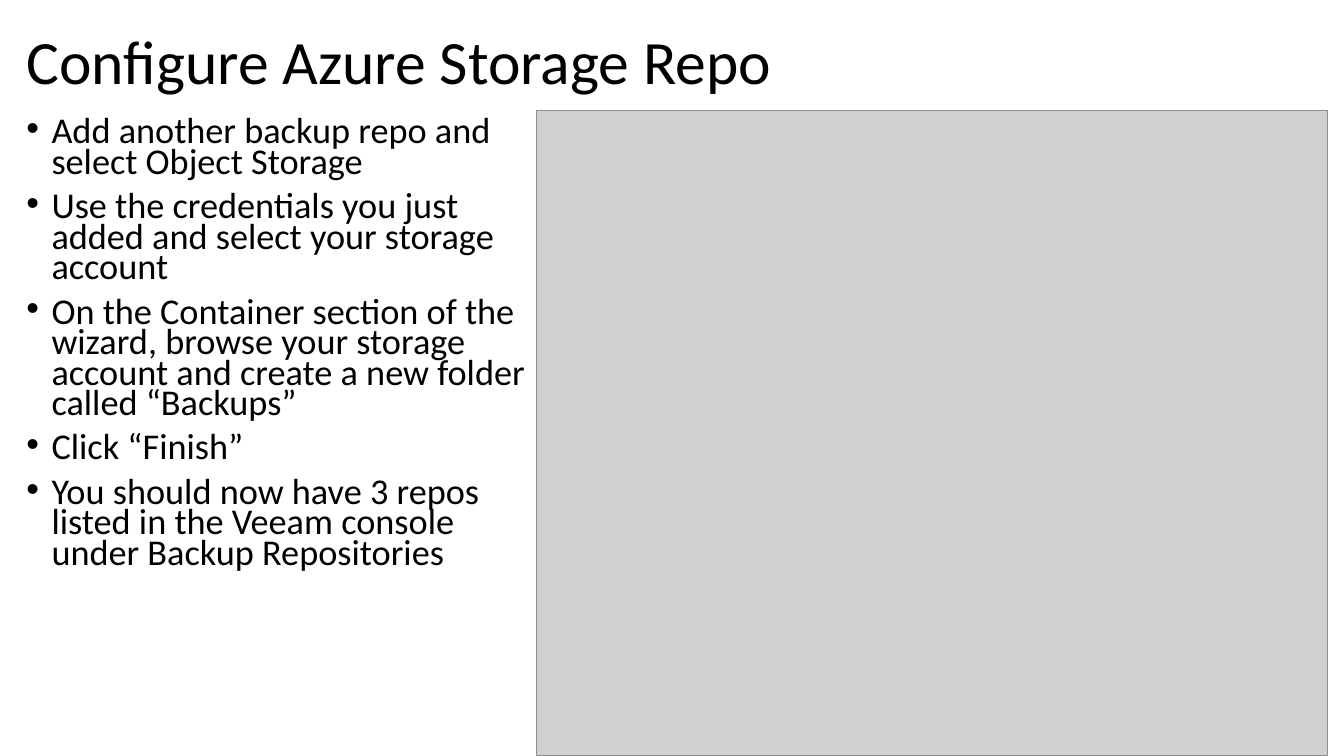
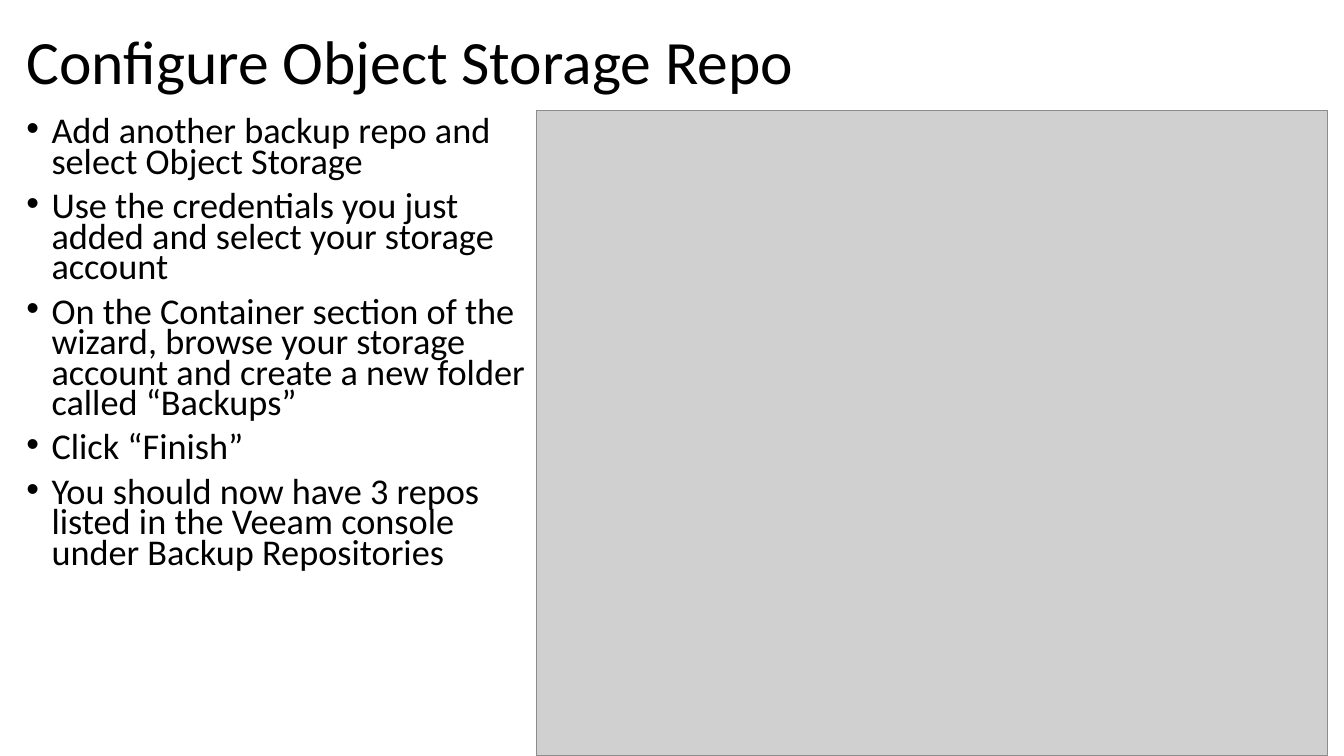
Before and after one commit to dkirby-ms/VeeamOnAzureLab, a slide deck: slide 9 of Veeam Lab Guide.pptx (slide 10 before the commit). Drawn at 1344x756 pixels with LibreOffice and Linux fonts; fonts in the diff are those of the drawing; grey boxes stand for pictures. Boxes give left, top, right and bottom in pixels: in the first picture for what was removed or moved away, otherwise in the second. Text is boxed around its words. In the diff, an @@ line names an element or a change of style, - is before the commit and + after.

```diff
--- a/Veeam Lab Guide.pptx
+++ b/Veeam Lab Guide.pptx
@@ title at box(26, 41, 793, 95): text changed @@
-Configure Azure Storage Repo
+Configure Object Storage Repo
```
Also in this commit, not shown: 4 other slides changed, 2 slides added, 2 slides removed, 1 other file.
